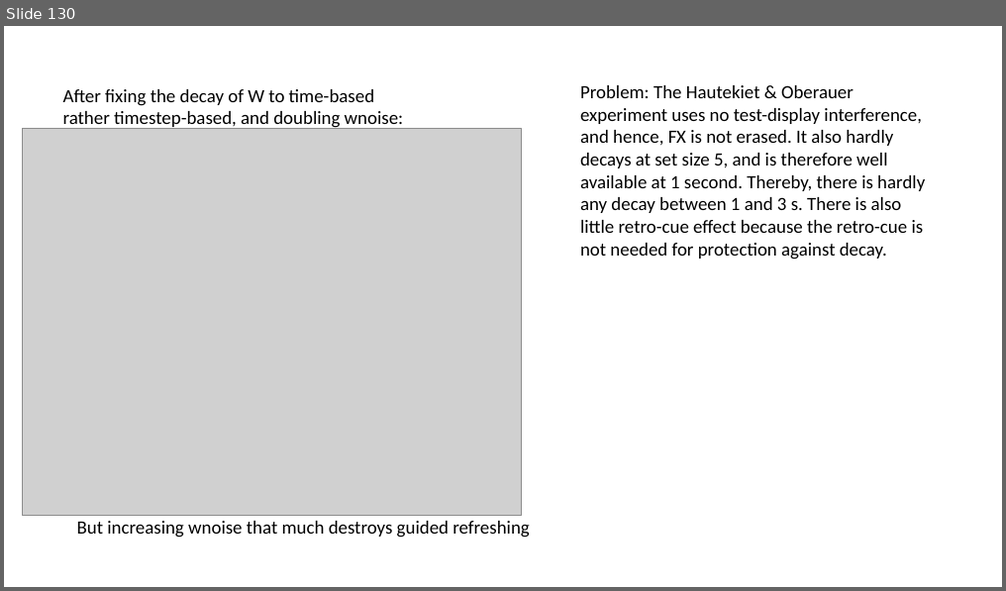
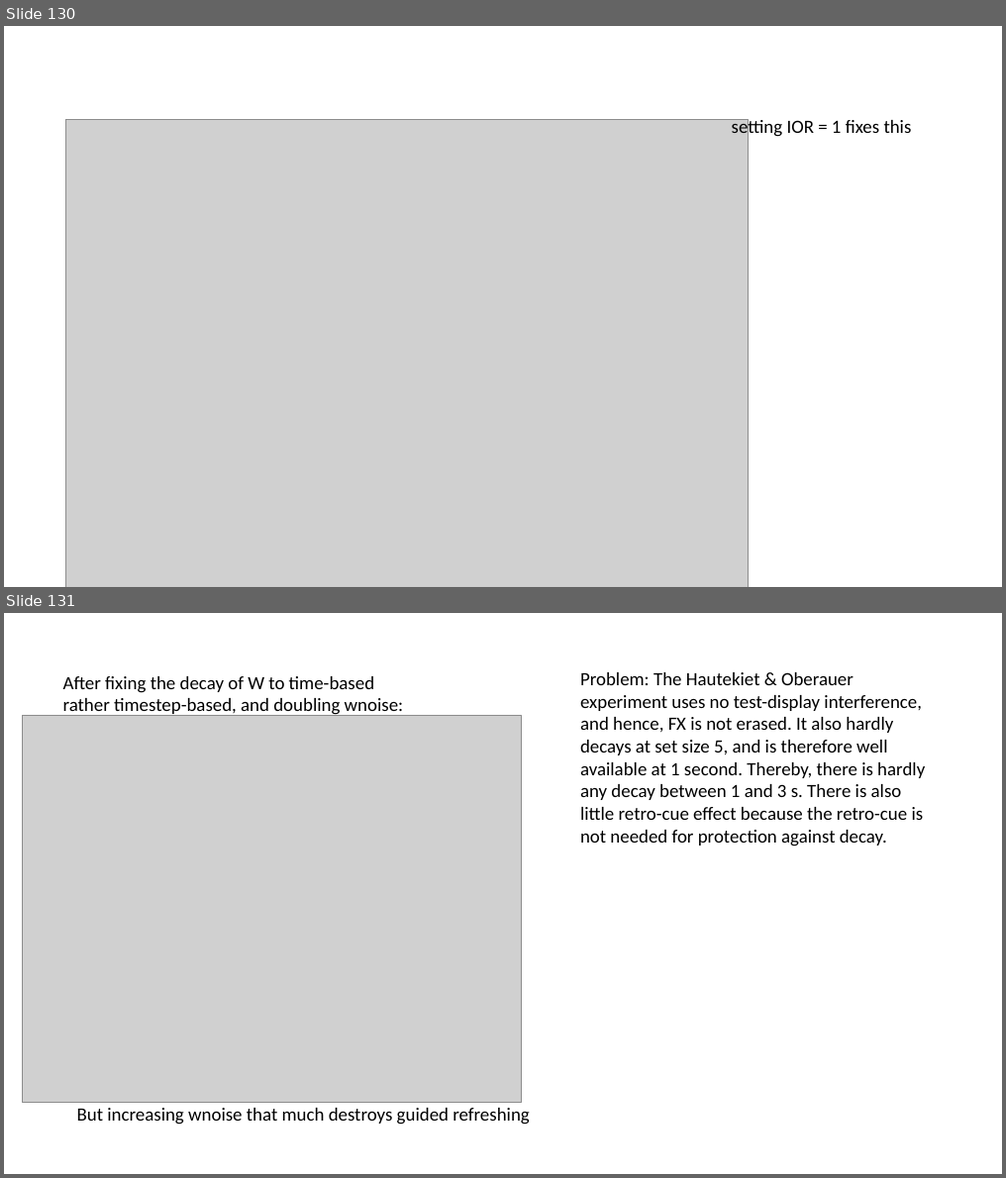
Before and after one commit to oberauer/IM.Simulation, a slide deck: IMSim.Mediated.Results.pptx. Shown one above the other, each under a label of ours: slide 130 before the commit, slides 130 and 131 after it. The pictures are 1006x591 and 1006x1178 pixels, drawn with LibreOffice and Linux fonts; fonts in the diff are those of the drawing; grey boxes stand for pictures. Boxes give left, top, right and bottom in pixels: in the first picture for what was removed or moved away, otherwise in the second. Text is boxed around its words. In the diff, an @@ line names an element or a change of style, - is before the commit and + after.

```diff
--- a/IMSim.Mediated.Results.pptx
+++ b/IMSim.Mediated.Results.pptx
@@ slide 130 added at (x1=4, y1=26, x2=1002, y2=587), background #FFFFFF @@
@@ picture added at (x1=65, y1=120, x2=748, y2=587) @@
@@ text added at (x1=732, y1=118, x2=912, y2=139), 18 pt, text #000000 @@
+setting IOR = 1 fixes this
@@ what was slide 130 is now slide 131 @@
```
Also in this commit, not shown: 2 slides changed.
